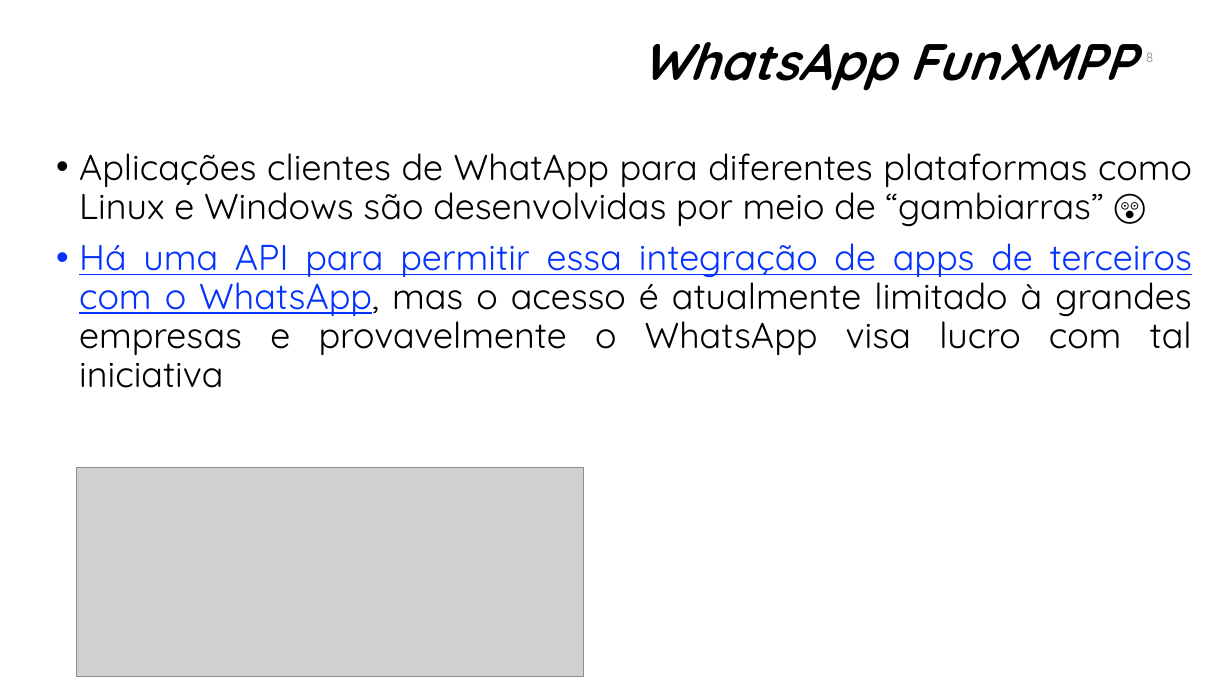
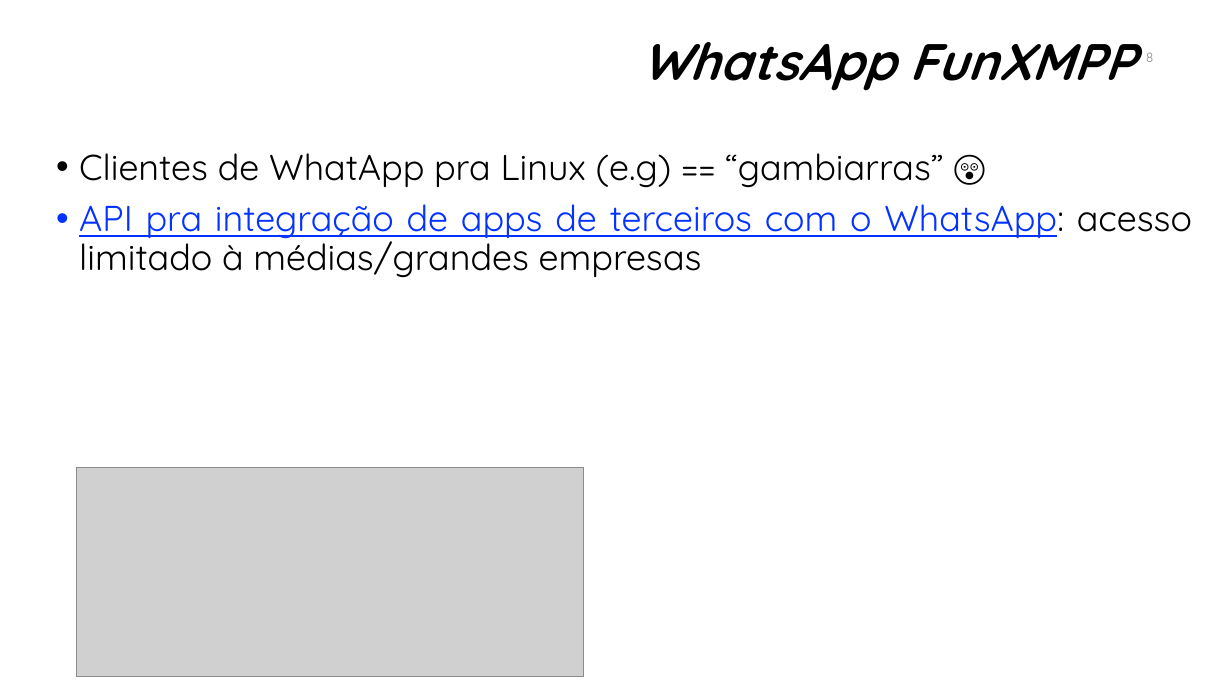
Before and after one commit to manoelcampos/sd-xmpp-chat-client, a slide deck: slide 8 of xmpp.pptx. Drawn at 1232x693 pixels with LibreOffice and Linux fonts; fonts in the diff are those of the drawing; grey boxes stand for pictures; background and template pictures are left out. Boxes give left, top, right and bottom in pixels: in the first picture for what was removed or moved away, otherwise in the second. Text is boxed around its words. In the diff, an @@ line names an element or a change of style, - is before the commit and + after.

Commit message:
Atualiza slides XMPP

```diff
--- a/xmpp.pptx
+++ b/xmpp.pptx
@@ text at <box>79,153,1192,278</box>: text changed @@
-• Aplicações clientes de WhatApp para diferentes plataformas como Linux e Windows são desenvolvidas por meio de “gambiarras” 😲
-• Há uma API para permitir essa integração de apps de terceiros com o WhatsApp, mas o acesso é atualmente limitado à grandes empresas e provavelmente o WhatsApp visa lucro com tal iniciativa
+• Clientes de WhatApp pra Linux (e.g) == “gambiarras” 😲
+• API pra integração de apps de terceiros com o WhatsApp: acesso limitado à médias/grandes empresas
```
Also in this commit, not shown: 18 other slides changed, 1 slide added.
